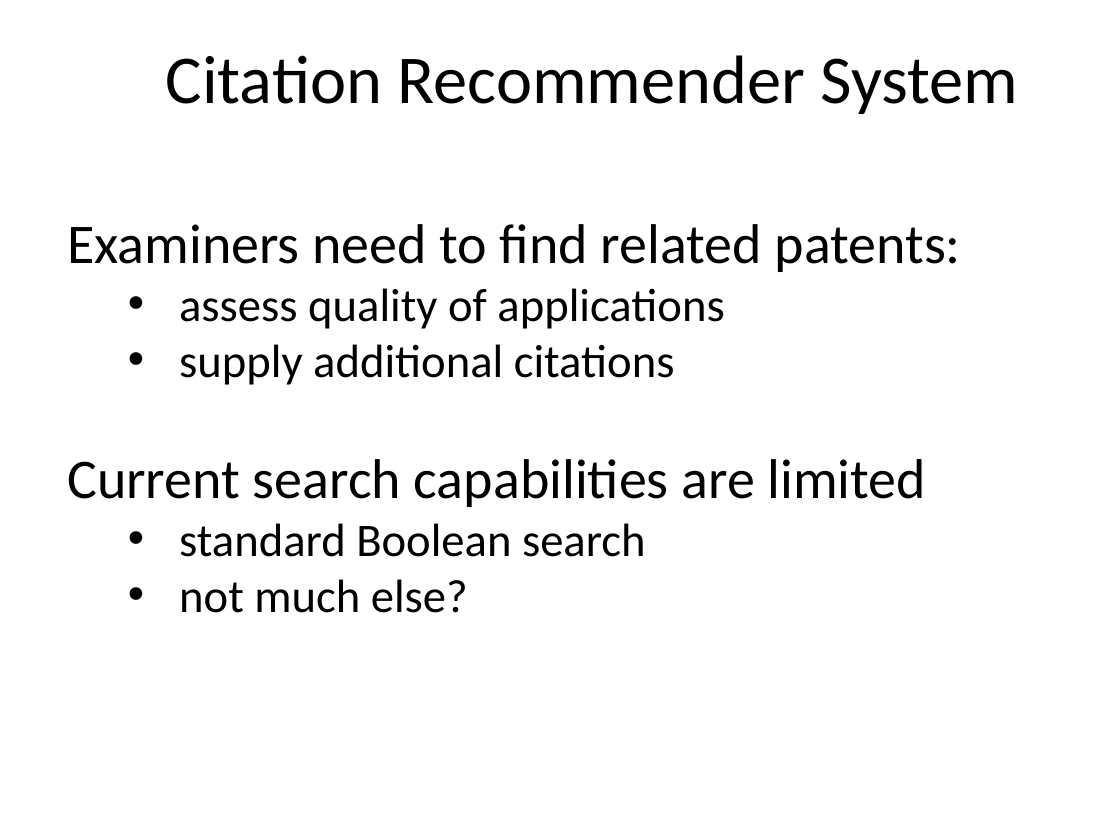
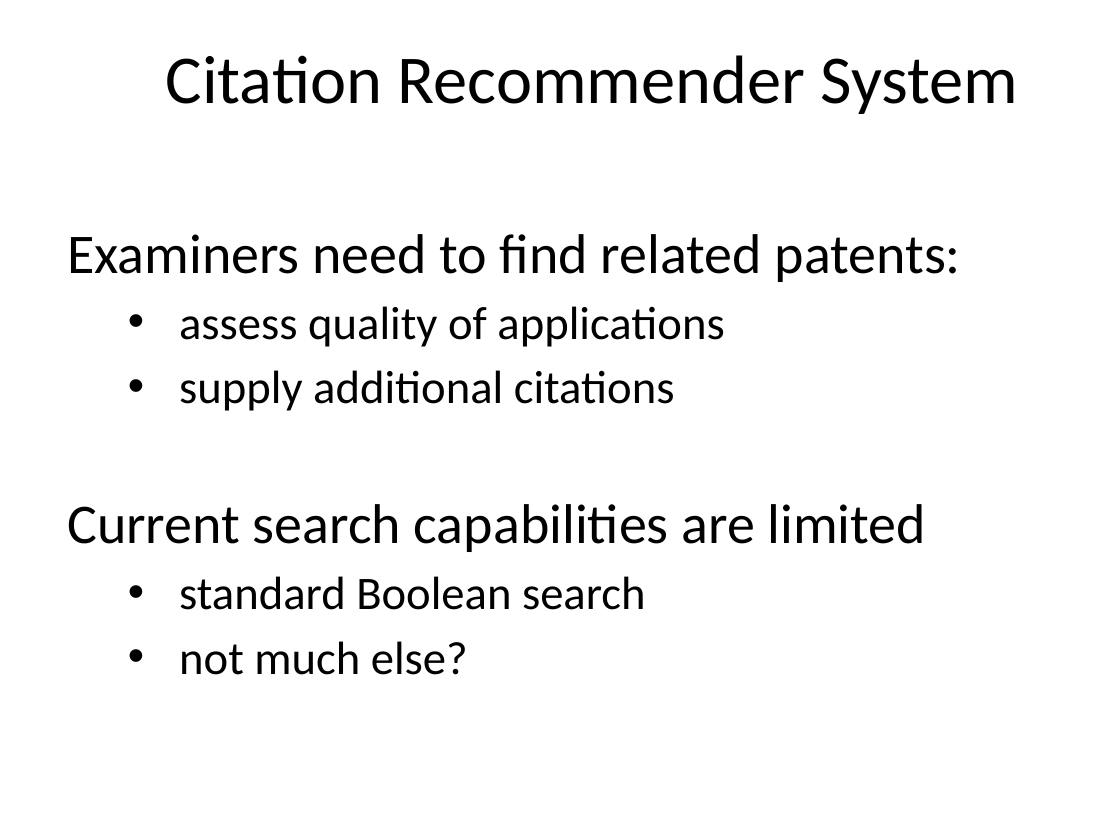
Before and after one commit to alexgittens/XDataUSPTOHackathon, a slide deck: slide 2 of XDATA_Sep2016_klevin_slides.pptx (slide 1 before the commit). Drawn at 1120x840 pixels with LibreOffice and Linux fonts; fonts in the diff are those of the drawing; background and template pictures are left out. Boxes give left, top, right and bottom in pixels: in the first picture for what was removed or moved away, otherwise in the second. Text is boxed around its words. In the diff, an @@ line names an element or a change of style, - is before the commit and + after.

```diff
--- a/XDATA_Sep2016_klevin_slides.pptx
+++ b/XDATA_Sep2016_klevin_slides.pptx
@@ text "Examiners need to find related ..." at box(67, 234, 961, 675): line spacing 1 to 1.15 @@
```
Also in this commit, not shown: 8 other slides changed, 2 slides added.
